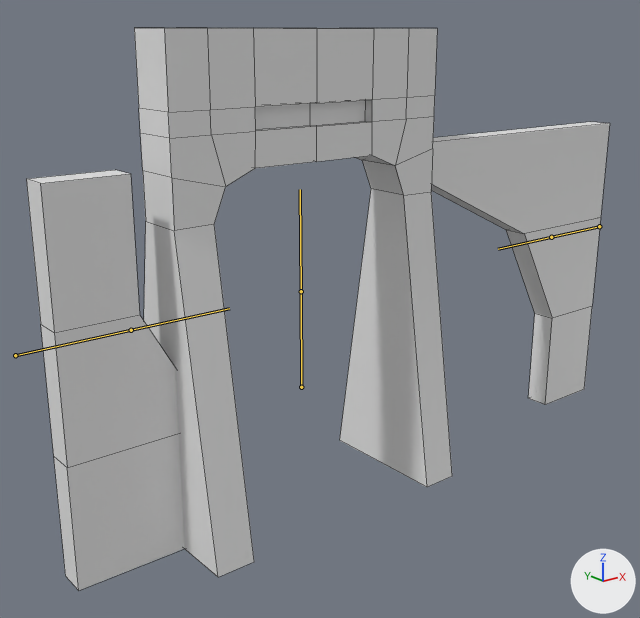
Renders of the FBX model INCURSION_Helena_Brady/Assets/3D_Models/Door.fbx from each side of a commit.
One viewpoint serves both versions: a 50 mm lens placed at (-5.05, -6.61, 4.62), pointed at (0.47, 0.3, 1.86). Lighting does not change. The marker at lower right points along +X, +Y and +Z. Both versions are drawn at frame 36 of the action 'Door.001|Door.001Action'; the numbers are the values there. The bones that bend it are drawn over the model as lines. Mesh edges are drawn as thin lines.

In view in the first picture: 'Door'.
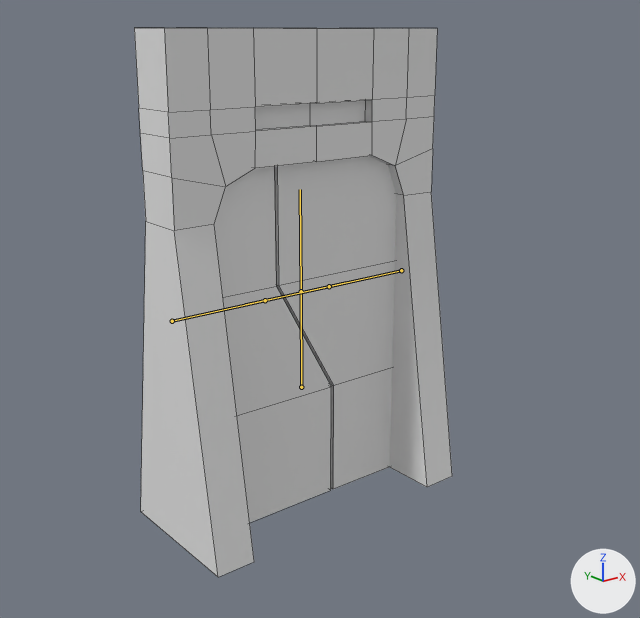
What the commit changed:
Bone 'LeftDoor' (bone_leftdoor) moves from (0.0, -1.412, 0.0) to (0.0, -0.013, 0.0).
Bone 'RightDoor' (bone_rightdoor) moves from (0.0, -3.562, 0.0) to (0.0, -0.013, 0.0).

What differs and where, as boxes (x1, y1, x2, y2) in the pictures (640 x 618 px):
'Door', posed (45% narrower)
    before: (26, 28, 610, 590)
    after: (134, 28, 452, 577)
bone 'LeftDoor', root to tip
    before: (15, 355) to (131, 330)
    after: (172, 321) to (265, 300)
bone 'RightDoor', root to tip
    before: (599, 226) to (551, 237)
    after: (401, 270) to (329, 286)
